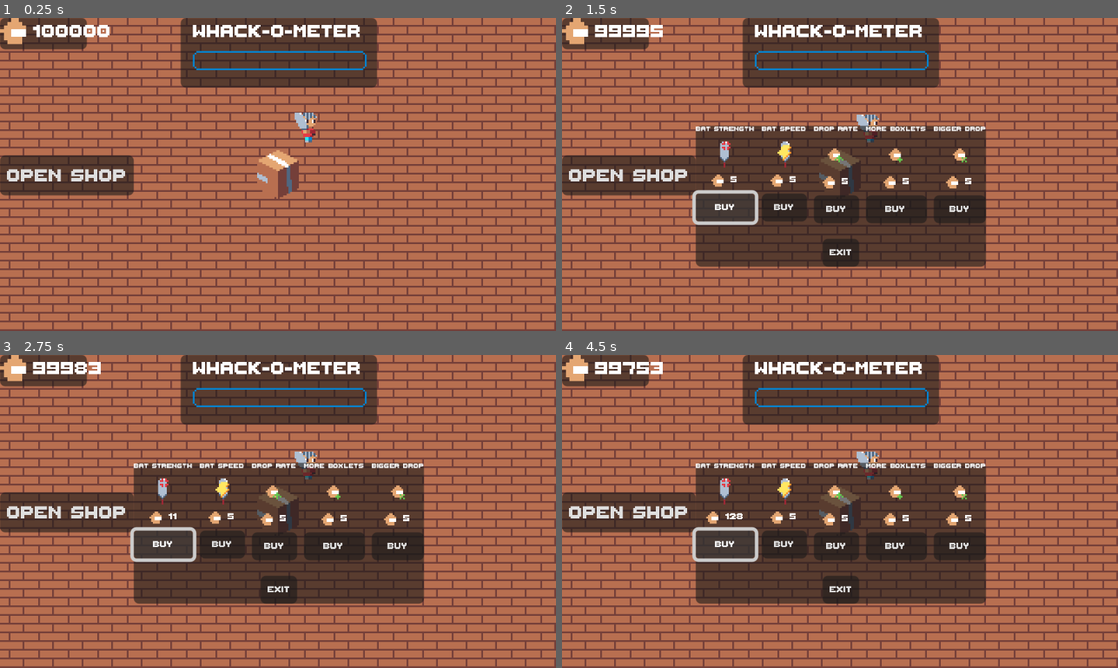
Above: before the commit, frames 1-4 (two rows, left to right).
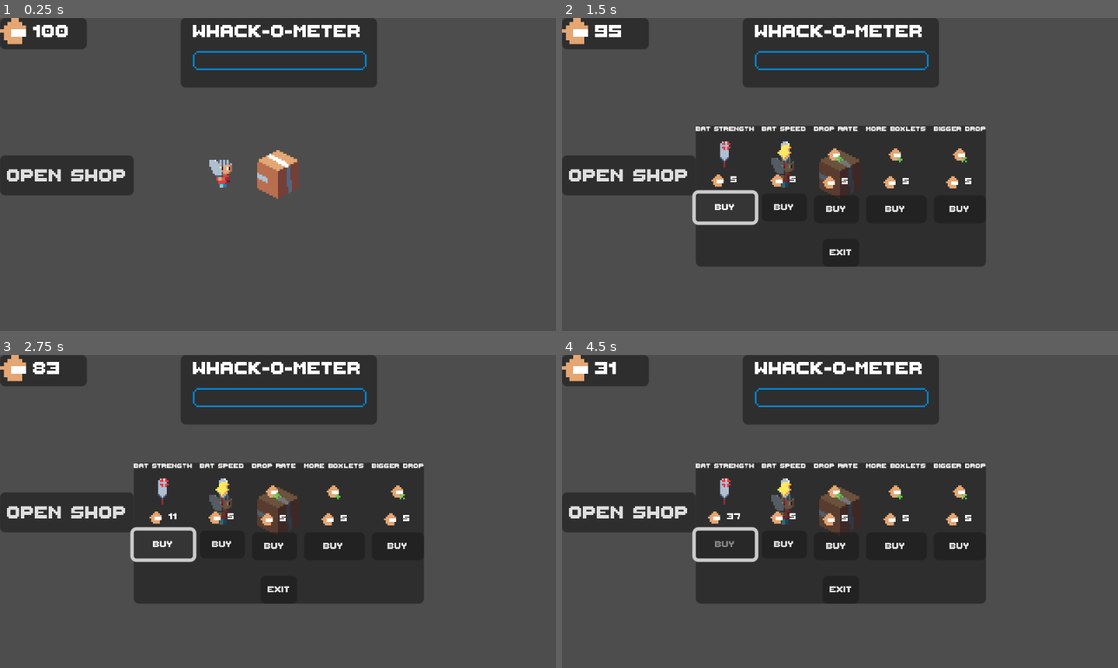
Above: after the commit, the same moments.

Repository: SpicyTime/WackaBox
Game: Godot game, scene res://Game/game.tscn
Same seed, same stepped clock (60 frames per second), same inputs: the game is played once before the commit and once after it.
Inputs:
- Up to frame 1 (0.25 s): no input
- Up to frame 2 (1.5 s): click "Open Shop" at 0.5 s; click "buy" at 1.25 s
- Up to frame 3 (2.75 s): tap Enter at 2 s; hold D (Right) from 2.03 s (still down); tap Space (Swing) at 2.1 s
- Up to frame 4 (4.5 s): tap Space (Swing) at 2.75, 2.85, 3.6, 4.25, 4.35 s; release D (Right) at 2.78 s; hold S (Down) 2.78-3.53 s; tap Enter at 3.5 s; hold D (Right) 3.53-4.28 s; hold W (Up) from 4.28 s (still down)

The runs differ from the first frame. In frame 1, 95% of the frame differs, in the area x 0-100%, y 0-100%; in frame 2, 86%; in frame 3, 86%; in frame 4, 86%.

Commit message:
The box now gets knocked back when you hit it

Diff:
--- a/Game/Player/player.gd
+++ b/Game/Player/player.gd
@@ -2,6 +2,7 @@
 @onready var animated_sprite_2d: AnimatedSprite2D = $AnimatedSprite2D
 @onready var swing_cool_down: Timer = $SwingCoolDown
 @onready var bat_hitbox_collider: CollisionShape2D = $BatHitBox/CollisionShape2D
+@onready var _orig_pos = position
 
 const MAX_SPEED = 100
 const ACCEL = 560
@@ -14,6 +15,7 @@
 
 func clear_upgrades() -> void:
 	upgrades_counter.clear()
+
 func handle_flip(dir: int) -> void:
 	if dir == -1:
 		animated_sprite_2d.flip_h = true
@@ -42,13 +44,7 @@
 func _reduce_swing_speed(amount: float):
 	$SwingCoolDown.wait_time -= $SwingCoolDown.wait_time *  amount
 
-func _ready() -> void:
-	_orig_bat_hitbox_pos = bat_hitbox_collider.position
-	_base_cooldown_time = get_node("SwingCoolDown").wait_time
-	SignalBus.health_depleted.connect(_on_health_depleted)
-	SignalBus.game_restart.connect(_on_game_restart)
-
-func _physics_process(delta: float) -> void:
+func _get_input_vector() -> Vector2:
 	var input_vector = Vector2.ZERO
 	#Gets the direction for the player
 	if Input.is_action_pressed("Up"):
@@ -59,6 +55,16 @@
 		input_vector.x += 1
 	elif Input.is_action_pressed("Left"):
 		input_vector.x -= 1
+	return input_vector
+func _ready() -> void:
+	_orig_bat_hitbox_pos = bat_hitbox_collider.position
+	_base_cooldown_time = get_node("SwingCoolDown").wait_time
+	SignalBus.health_depleted.connect(_on_health_depleted)
+	SignalBus.game_restart.connect(_on_game_restart)
+	SignalBus.game_reset.connect(_on_game_reset)
+
+func _physics_process(delta: float) -> void:
+	var input_vector = _get_input_vector()
 	handle_flip(input_vector.x)
 
 	if Input.is_action_just_pressed("Swing"):
@@ -67,7 +73,6 @@
 			_swinging = true
 			swing_cool_down.start()
 			animated_sprite_2d.play("Swing")
-			bat_hitbox_collider.disabled = false
 
 	input_vector = input_vector.normalized()
 
@@ -92,6 +97,9 @@
 	clear_upgrades()
 	$SwingCoolDown.wait_time = _base_cooldown_time
 
+func _on_game_reset():
+	position = _orig_pos
+
 func _on_swing_cool_down_timeout() -> void:
 	_can_swing = true
 
@@ -99,3 +107,7 @@
 	if animated_sprite_2d.animation == "Swing":
 		bat_hitbox_collider.disabled = true
 		_swinging = false
+
+func _on_animated_sprite_2d_frame_changed() -> void:
+	if animated_sprite_2d.frame == 2:
+		bat_hitbox_collider.disabled = false
--- a/Game/Player/player.tscn
+++ b/Game/Player/player.tscn
@@ -91,10 +91,9 @@
 
 [node name="AnimatedSprite2D" type="AnimatedSprite2D" parent="."]
 sprite_frames = SubResource("SpriteFrames_segth")
-animation = &"Swing"
+animation = &"Idle"
 autoplay = "Idle"
-frame = 2
-frame_progress = 1.0
+frame_progress = 0.808076
 
 [node name="CollisionShape2D" type="CollisionShape2D" parent="."]
 visible = false
@@ -129,4 +128,5 @@
 shape = SubResource("RectangleShape2D_db2hk")
 
 [connection signal="animation_finished" from="AnimatedSprite2D" to="." method="_on_animated_sprite_2d_animation_finished"]
+[connection signal="frame_changed" from="AnimatedSprite2D" to="." method="_on_animated_sprite_2d_frame_changed"]
 [connection signal="timeout" from="SwingCoolDown" to="." method="_on_swing_cool_down_timeout"]
--- a/Game/box.gd
+++ b/Game/box.gd
@@ -2,45 +2,47 @@
 @export var speed: float = 100.0
 @export var player: CharacterBody2D
 @onready var move_cooldown: Timer = $MoveCooldown
+@onready var collision_shape_2d: CollisionShape2D = $CollisionShape2D
 
+@onready var _orig_pos: Vector2 = position
 var spikes_packed: PackedScene = preload("res://Hazards/spikes.tscn")
-const _min_scoot_distance: int = 40
-const _max_scoot_distance: int = 80
+const _MIN_SCOOT_DISTANCE: int = 40
+const _MAX_SCOOT_DISTANCE: int = 80
+const _SPIKES_SPAWN_RADIUS: float  = 15
+const _HIT_SPEED = 10
+const MAX_SPEED = 100
+const ACCEL = 560
+const FRICTION = 400
 var _min_boxlets: int = 1
 var _max_boxlets: int = 3
 var _swing_count: int = 0
 var _acceptable_swing_count: int = 3
-const _spikes_spawn_radius: float  = 15
 var _min_move_cooldown: float = 0.5
 var _max_move_cooldown: float = 2
 var _falloff: float = 0.5
 var _boxlet_spawn_chance: float = 0.5
 var _target_position: Vector2 = position
 var _dir: Vector2
-var _can_spawn_spikes: bool = false
-var _can_move: bool = false
+var _target_reached: bool = true
 var _spikes_spawning: bool = false
-
+var _bounced: bool = false
 
 func add_upgrade(upgrade: Constants.UpgradeType):
 	#Other logic
 	_apply_upgrade_effect(upgrade)
 
-func spawn_spikes(new_position):
+func spawn_spikes(_new_position):
 	var spikes = spikes_packed.instantiate()
 	_swing_count = 0
 	await get_tree().create_timer(randf_range(0.25, 0.75)).timeout
 	get_tree().root.call_deferred("add_child", spikes)
-	spikes.position = Vector2(player.position.x + randf_range(3, _spikes_spawn_radius), player.position.y + randf_range(3, _spikes_spawn_radius))
+	spikes.position = Vector2(player.position.x + randf_range(3, _SPIKES_SPAWN_RADIUS), player.position.y + randf_range(3, _SPIKES_SPAWN_RADIUS))
 
 func increase_health():
 	var health_node = $Health
 	var multiplier = pow(1.75, GameManager.win_times)
 	health_node.max_health = health_node.base_health * multiplier
 	health_node.health = health_node.max_health
-
-
-
 
 func _apply_upgrade_effect(upgrade):
 	if upgrade == Constants.UpgradeType.BOXLET_DROP_RATE:
@@ -58,19 +60,23 @@
 func _increase_boxlet_size():
 	_min_boxlets += 1
 	_max_boxlets += 1
-
-func _handle_hit(damage):
+func _handle_spawns():
 	if _should_drop_boxlets():
 		var amount = _pick_weighted_list()
 		GameManager.add_boxlets(amount)
 	if not _spikes_spawning:
 		_swing_count += 1
-	if _can_move and move_cooldown.is_stopped():
+	if GameManager.win_times >= 1 and move_cooldown.is_stopped():
 		var new_cooldown: float = randf_range(_min_move_cooldown, _max_move_cooldown)
 		move_cooldown.wait_time = new_cooldown
 		move_cooldown.start()
+
 	if _should_spawn_spikes():
 		spawn_spikes(player.position)
+
+func _handle_hit():
+	velocity = (position - player.position) *  _HIT_SPEED
+	_handle_spawns()
 
 func _pick_weighted_list() -> int:
 	var weights: Array = []
@@ -100,7 +106,7 @@
 	return move_direction.normalized()
 
 func _should_spawn_spikes() -> bool:
-	if _swing_count >= _acceptable_swing_count and _can_spawn_spikes:
+	if _swing_count >= _acceptable_swing_count and GameManager.win_times >= 2:
 		return true
 	else:
 		return false
@@ -112,26 +118,40 @@
 	SignalBus.received_damage.connect(_on_received_damage)
 	SignalBus.health_depleted.connect(_on_health_depleted)
 	SignalBus.game_restart.connect(_on_game_restart)
-	if GameManager.win_times >= 1:
-		_can_move = true
-	if GameManager.win_times >= 2:
-		_can_spawn_spikes = true
+	SignalBus.game_reset.connect(_on_game_reset)
 
 func _physics_process(delta: float) -> void:
-	if position.distance_to(_target_position) > 1.0:
+	if position.distance_to(_target_position) > 1.0 and not _target_reached:
 		_dir = _target_position - position
 		_dir = _dir.normalized()
-		velocity = velocity.move_toward(_dir * speed, 560 * delta)
-		move_and_slide()
+		velocity = velocity.move_toward(_dir * speed, ACCEL * delta)
 	else:
-		velocity = Vector2.ZERO
-		position = _target_position
+		_target_reached = true
 
+	if velocity != Vector2.ZERO:
+		var collision = move_and_collide(velocity * delta)
 
+		if collision and (not _bounced) :
+			var is_wall = collision.get_collider()  in get_tree().get_nodes_in_group("Obstacles")
+			var normal = collision.get_normal()
+			velocity = velocity.bounce(normal)
+			_bounced = true
+			var new_mask := player.collision_mask
+			new_mask &= ~2 # Turn off bit 1 (player layer)
+			player.collision_mask = new_mask
+	else:
+		if _bounced:
+			_bounced = false
+			var new_mask := player.collision_mask
+			new_mask |= 2  # Turn off bit 1 (player layer)
+			player.collision_mask = new_mask
+	# Apply friction only when not actively moving toward target
+	if _target_reached:
+		velocity = velocity.move_toward(Vector2.ZERO, FRICTION * delta)
 
 func _on_received_damage(damage: int, hurtbox: HurtBox) -> void:
 	if hurtbox in get_children():
-		_handle_hit(damage)
+		_handle_hit()
 
 func _on_health_depleted(health_node: Health):
 	if health_node in get_children():
@@ -142,10 +162,13 @@
 	_max_boxlets = 3
 	_falloff = 0.5
 	_boxlet_spawn_chance = 0.5
+	position = _orig_pos
 
-
-
+func _on_game_reset():
+	position = _orig_pos
+	_target_position = position
+	velocity = Vector2.ZERO
 
 func _on_move_cooldown_timeout() -> void:
-	var scoot_distance = randi_range(_min_scoot_distance, _max_scoot_distance)
+	var scoot_distance = randi_range(_MIN_SCOOT_DISTANCE, _MAX_SCOOT_DISTANCE)
 	_target_position = position + _pick_move_direction() * scoot_distance
--- a/Game/game.tscn
+++ b/Game/game.tscn
@@ -25,16 +25,18 @@
 [node name="Player" parent="." instance=ExtResource("1_bk3v5")]
 unique_name_in_owner = true
 z_index = 2
-position = Vector2(16, -27)
+position = Vector2(-33, -1)
+collision_mask = 6
 
 [node name="Box" type="CharacterBody2D" parent="." node_paths=PackedStringArray("player")]
 unique_name_in_owner = true
 z_index = 1
+collision_layer = 2
+collision_mask = 6
 script = ExtResource("3_jcm6v")
 player = NodePath("../Player")
 
 [node name="CollisionShape2D" type="CollisionShape2D" parent="Box"]
-visible = false
 shape = SubResource("RectangleShape2D_oomkl")
 
 [node name="Health" type="Node" parent="Box"]
@@ -63,33 +65,42 @@
 offset_bottom = 90.0
 
 [node name="Background" type="Sprite2D" parent="."]
+visible = false
 texture = ExtResource("7_oomkl")
 
 [node name="WorldBoundaries" type="Node" parent="."]
 
-[node name="Top" type="StaticBody2D" parent="WorldBoundaries"]
+[node name="Top" type="StaticBody2D" parent="WorldBoundaries" groups=["Obstacles"]]
 position = Vector2(-3, -88)
+collision_layer = 2
+collision_mask = 7
 
 [node name="CollisionShape2D" type="CollisionShape2D" parent="WorldBoundaries/Top"]
 rotation = 3.14159
 shape = SubResource("WorldBoundaryShape2D_oomkl")
 
-[node name="Bottom" type="StaticBody2D" parent="WorldBoundaries"]
+[node name="Bottom" type="StaticBody2D" parent="WorldBoundaries" groups=["Obstacles"]]
 position = Vector2(-1, 90)
+collision_layer = 2
+collision_mask = 3
 
 [node name="CollisionShape2D" type="CollisionShape2D" parent="WorldBoundaries/Bottom"]
 shape = SubResource("WorldBoundaryShape2D_oomkl")
 
-[node name="Right" type="StaticBody2D" parent="WorldBoundaries"]
+[node name="Right" type="StaticBody2D" parent="WorldBoundaries" groups=["Obstacles"]]
 position = Vector2(-161, -2)
 rotation = 1.5708
+collision_layer = 2
+collision_mask = 3
 
 [node name="CollisionShape2D" type="CollisionShape2D" parent="WorldBoundaries/Right"]
 shape = SubResource("WorldBoundaryShape2D_oomkl")
 
-[node name="Left" type="StaticBody2D" parent="WorldBoundaries"]
+[node name="Left" type="StaticBody2D" parent="WorldBoundaries" groups=["Obstacles"]]
 position = Vector2(155, -3)
 rotation = 4.71239
+collision_layer = 2
+collision_mask = 3
 
 [node name="CollisionShape2D" type="CollisionShape2D" parent="WorldBoundaries/Left"]
 shape = SubResource("WorldBoundaryShape2D_oomkl")
--- a/Game/game_manager.gd
+++ b/Game/game_manager.gd
@@ -2,8 +2,8 @@
 @onready var tree_root = get_tree().root
 @onready var player = get_tree().root.get_node("Game/Player")
 @onready var box = get_tree().root.get_node("Game/Box")
-var boxlet_count: int = 100000 : set = set_boxlets
-var win_times: int = 1
+var boxlet_count: int = 100 : set = set_boxlets
+var win_times: int = 0
 var lives_left: int = 3
 
 func get_player_position() -> Vector2:
@@ -23,12 +23,8 @@
 	win_times = 0
 
 func reset_game() -> void:
-	var spikes = get_tree().get_nodes_in_group("Spikes")
-	for spike in spikes:
-		spike.queue_free()
-	var arrows = get_tree().get_nodes_in_group("Arrows")
-	for arrow in arrows:
-		arrow.queue_free()
+	SignalBus.game_reset.emit()
+
 
 func advance():
 	box.increase_health()
--- a/Hazards/arrow.gd
+++ b/Hazards/arrow.gd
@@ -2,12 +2,17 @@
 @export var speed = 0
 var direction = Vector2.RIGHT  # or set it to any direction you want
 
-func _on_health_depleted(health_node: Health):
+func _on_health_depleted(health_node: Health) -> void:
 	if health_node in get_children():
 		queue_free()
 
 func _ready() -> void:
 	SignalBus.health_depleted.connect(_on_health_depleted)
+	SignalBus.game_reset.connect(_on_game_reset)
 
 func _physics_process(delta: float) -> void:
 	position += direction * speed * delta
+
+func _on_game_reset() -> void:
+	if is_instance_valid(self):
+		queue_free()
--- a/Hazards/spikes.gd
+++ b/Hazards/spikes.gd
@@ -7,6 +7,7 @@
 	queue_free()
 
 func _ready() -> void:
+	SignalBus.game_reset.connect(_on_game_reset)
 	play("Popup")
 	await get_tree().create_timer(despawn_time).timeout
 	despawn()
@@ -16,3 +17,7 @@
 		$HitBox/CollisionShape2D.disabled = false
 	elif frame == 0:
 		$HitBox/CollisionShape2D.disabled = true
+
+func _on_game_reset() -> void:
+	if is_instance_valid(self):
+		queue_free()
--- a/SignalBus.gd
+++ b/SignalBus.gd
@@ -8,6 +8,7 @@
 # Game Manager
 signal boxlet_count_changed(new_value)
 signal game_restart
+signal game_reset
 # Player
 signal player_died
 # Box
--- a/UI/shop_item.gd
+++ b/UI/shop_item.gd
@@ -33,8 +33,8 @@
 	if texture_height < max_vert_texture:
 		$TextureRect.texture = pad_texture_vertically($TextureRect.texture, texture_height / 2, texture_height/ 2)
 
-func pad_texture_vertically(texture: Texture2D, top: int, bottom: int) -> Texture2D:
-	var image := texture.get_image()
+func pad_texture_vertically(item_texture: Texture2D, top: int, bottom: int) -> Texture2D:
+	var image := item_texture.get_image()
 	var original_size := image.get_size()
 
 	var new_width := original_size.x
